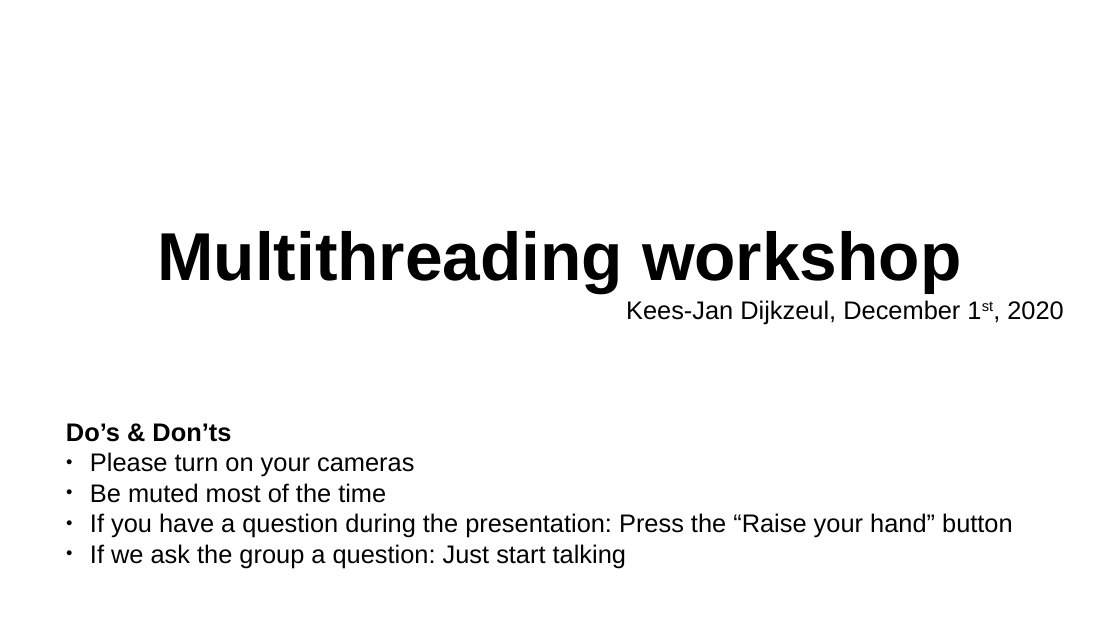
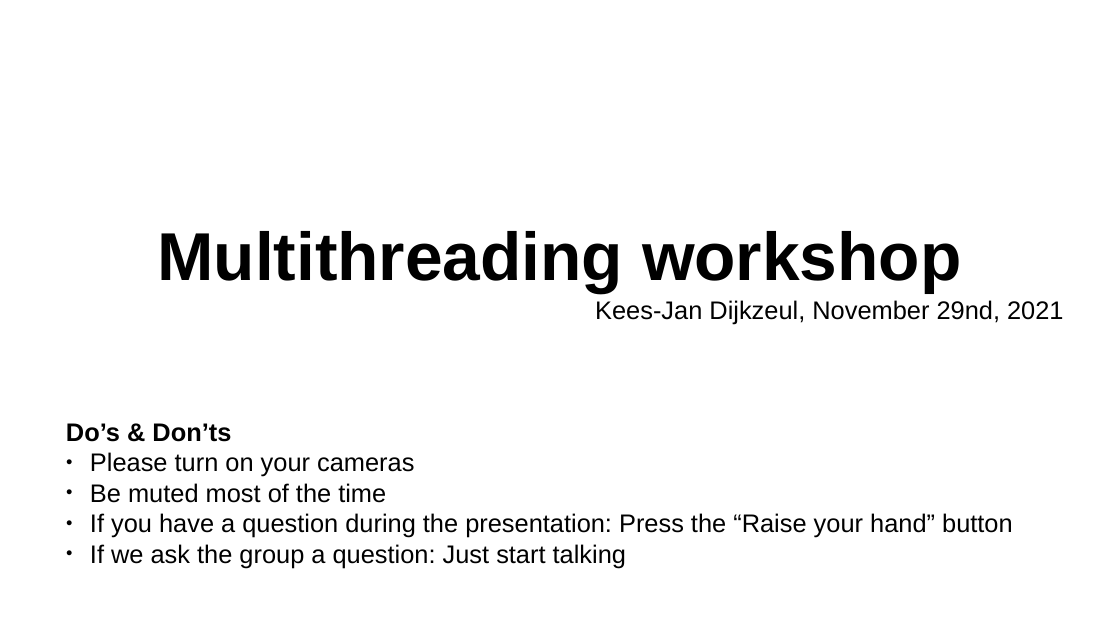
Before and after one commit to kees-jan/ptt3-multithreading, a slide deck: slide 1 of doc/Multithreading workshop.odp. Drawn at 1120x630 pixels with LibreOffice and Linux fonts; fonts in the diff are those of the drawing. Boxes give left, top, right and bottom in pixels: in the first picture for what was removed or moved away, otherwise in the second. Text is boxed around its words. In the diff, an @@ line names an element or a change of style, - is before the commit and + after.

```diff
--- a/doc/Multithreading workshop.odp
+++ b/doc/Multithreading workshop.odp
@@ subtitle at [595,300,1063,325]: text changed @@
-Kees-Jan Dijkzeul, December 1st, 2020
+Kees-Jan Dijkzeul, November 29nd, 2021
```
Also in this commit, not shown: 1 other slide changed, 3 slides added.
